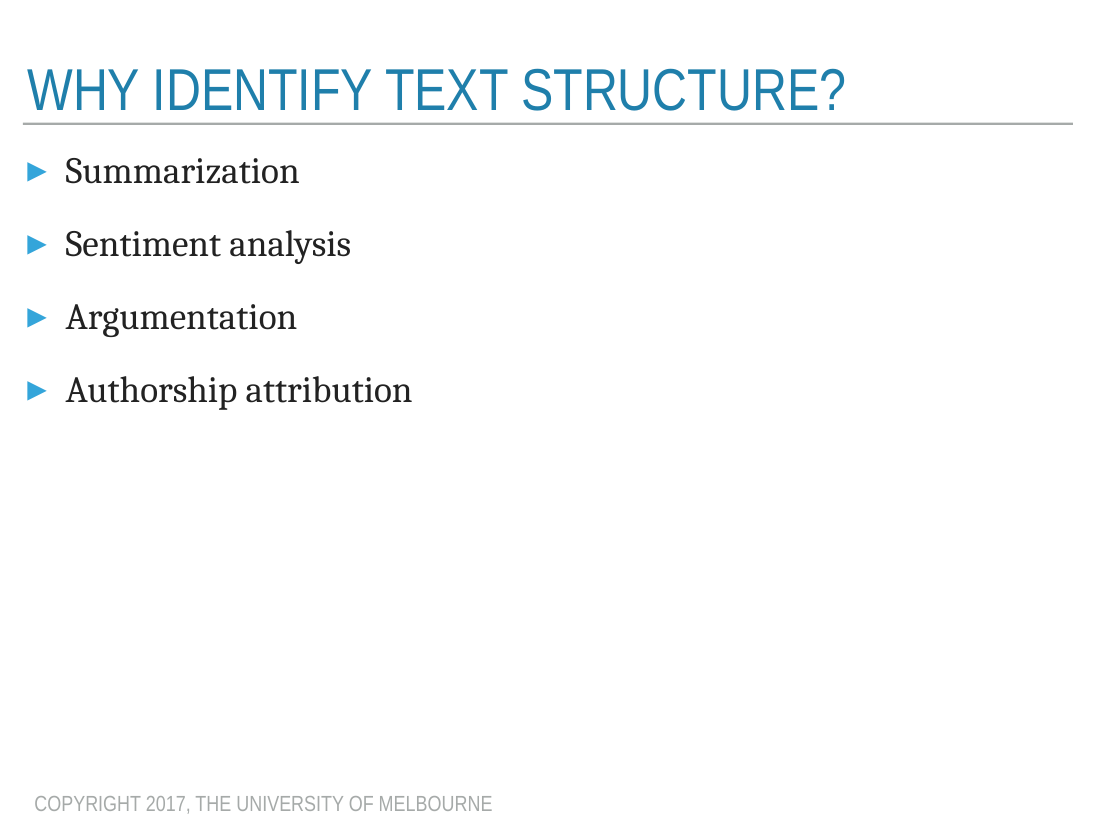
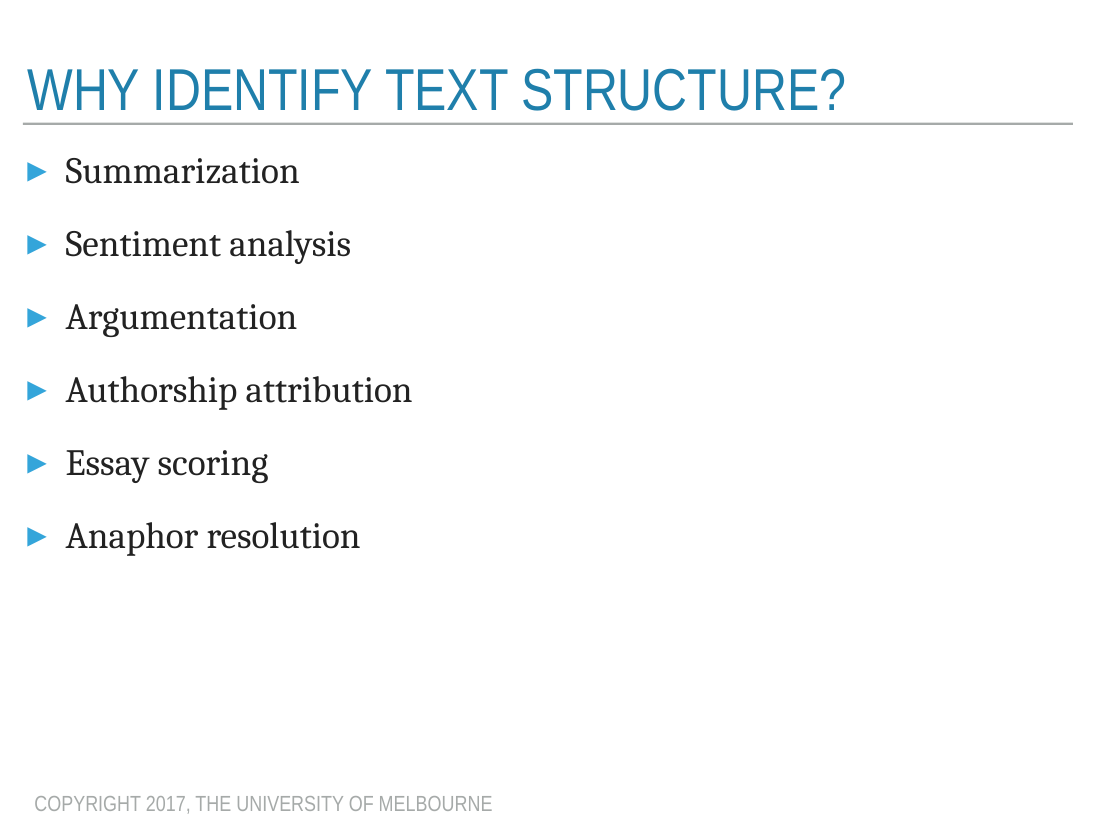
Before and after one commit to trevorcohn/comp90042, a slide deck: slide 13 of slides/WSTA_L13_discourse.pptx. Drawn at 1120x840 pixels with LibreOffice and Linux fonts; fonts in the diff are those of the drawing. Boxes give left, top, right and bottom in pixels: in the first picture for what was removed or moved away, otherwise in the second. Text is boxed around its words. In the diff, an @@ line names an element or a change of style, - is before the commit and + after.

```diff
--- a/slides/WSTA_L13_discourse.pptx
+++ b/slides/WSTA_L13_discourse.pptx
@@ text at box(66, 450, 361, 556): paragraphs added @@
+▸ Essay scoring
+▸ Anaphor resolution
```
Also in this commit, not shown: 11 other slides changed, 8 slides added, 2 other files.
